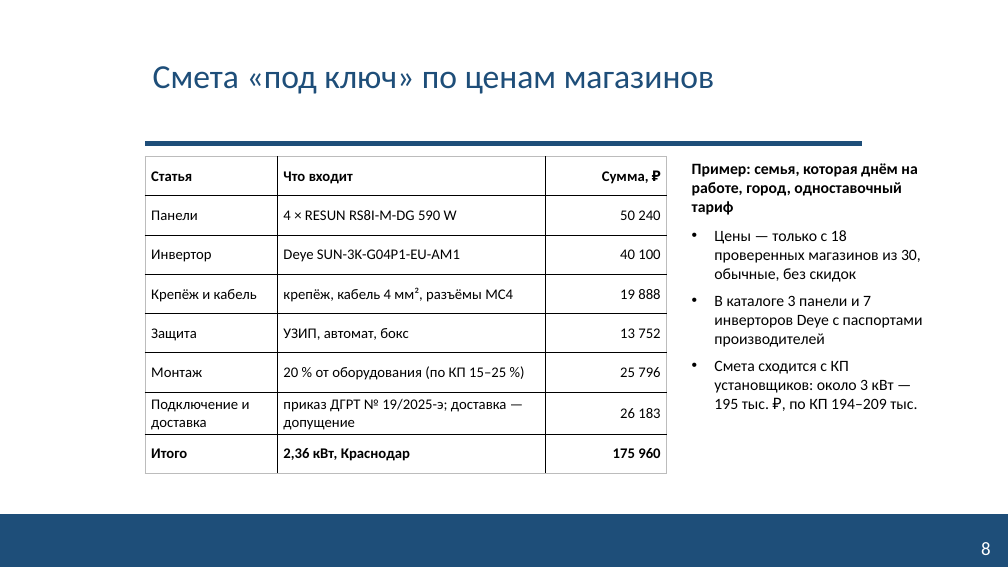
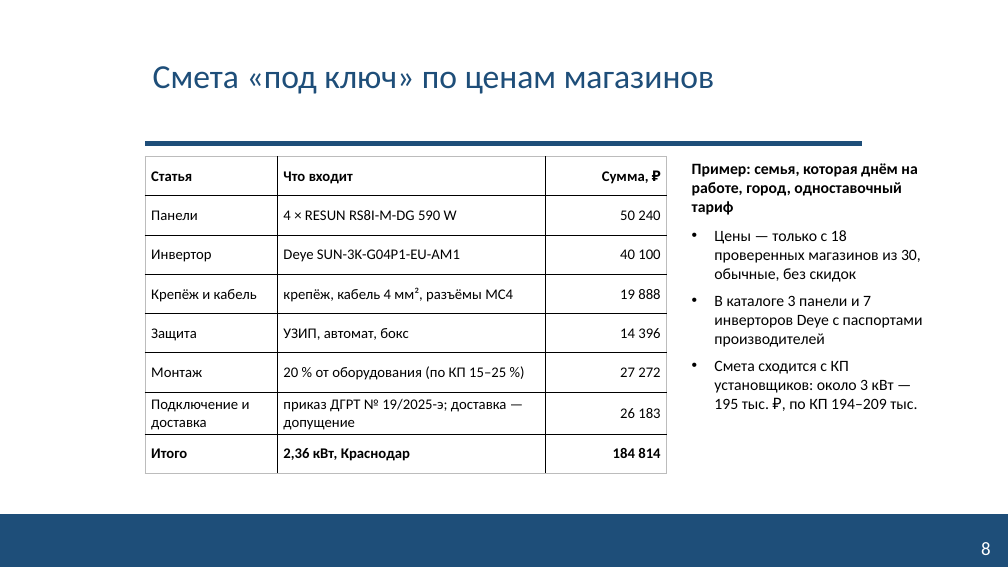
Before and after one commit to NeK0ban/SunCount, a slide deck: slide 8 of reports/SunCount_interim_talk.pptx. Drawn at 1008x567 pixels with LibreOffice and Linux fonts; fonts in the diff are those of the drawing; background and template pictures are left out. Boxes give left, top, right and bottom in pixels: in the first picture for what was removed or moved away, otherwise in the second. Text is boxed around its words. In the diff, an @@ line names an element or a change of style, - is before the commit and + after.

```diff
--- a/reports/SunCount_interim_talk.pptx
+++ b/reports/SunCount_interim_talk.pptx
@@ table at box(145, 157, 667, 471) @@
-row 5, column 3: 13 752
+row 5, column 3: 14 396
-row 6, column 3: 25 796
+row 6, column 3: 27 272
-row 8, column 3: 175 960
+row 8, column 3: 184 814
```
Also in this commit, not shown: 3 other slides changed, 22 other files.
